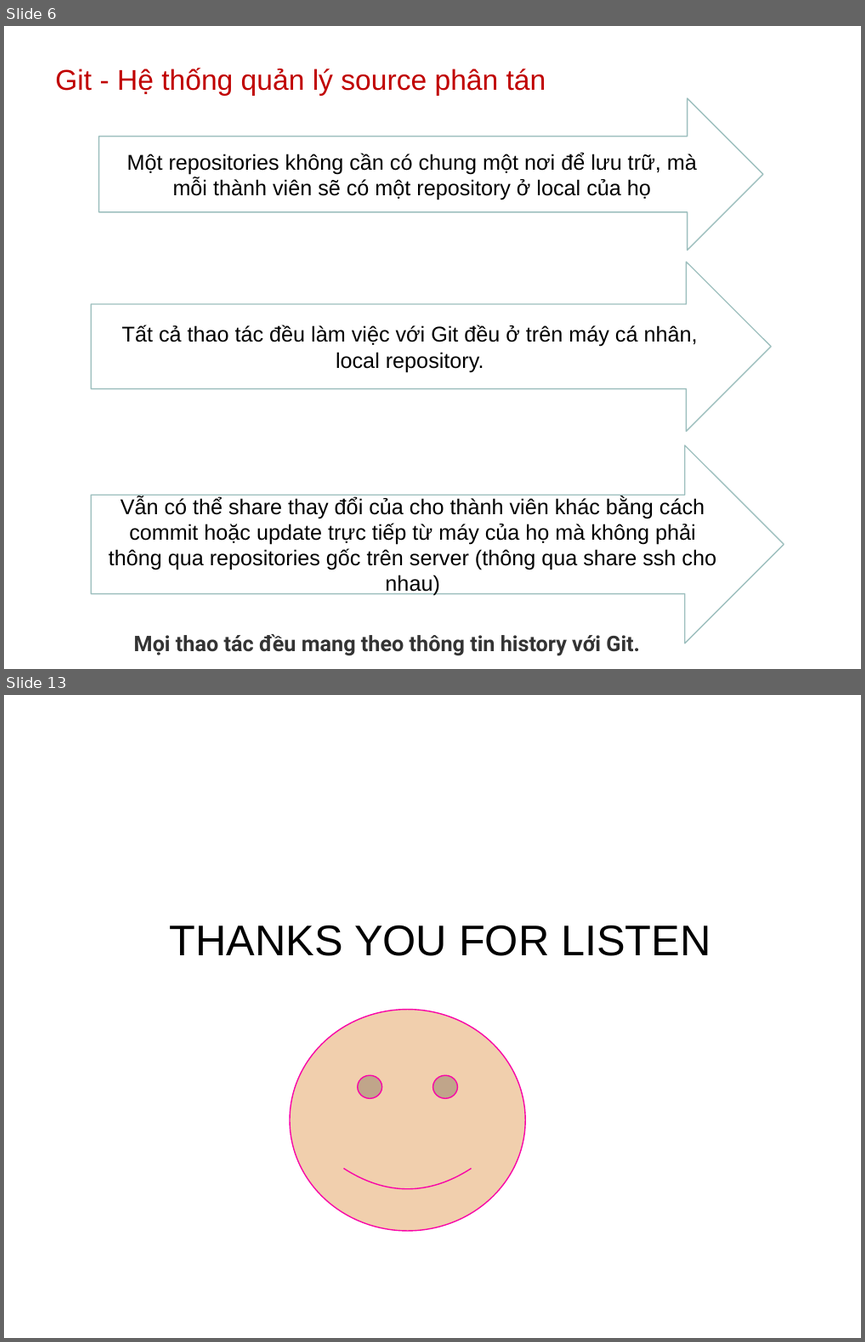
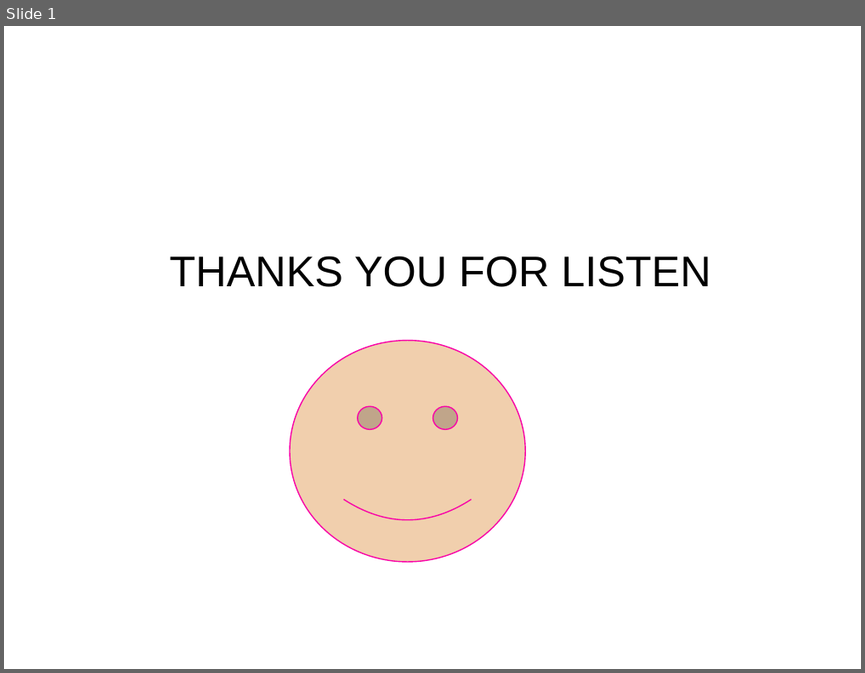
Before and after one commit to vothihoangyen/demo8-6-2017, a slide deck: 1.pptx. Shown one above the other, each under a label of ours: slides 6 and 13 before the commit, slide 1 after it; the slides between them are not shown. The pictures are 865x1342 and 865x673 pixels, drawn with LibreOffice and Linux fonts; fonts in the diff are those of the drawing; background and template pictures are left out. Boxes give left, top, right and bottom in pixels: in the first picture for what was removed or moved away, otherwise in the second. Text is boxed around its words. In the diff, an @@ line names an element or a change of style, - is before the commit and + after.

```diff
--- a/1.pptx
+++ b/1.pptx
@@ slide 6 removed at (4,26,861,669), background #FFFFFF; not listed: 1 template element that a slide beside it also shows @@
@@ text removed at (55,68,546,96) @@
-Git - Hệ thống quản lý source phân tán
@@ right arrow removed at (99,98,763,250) @@
-Một repositories không cần có chung một nơi để lưu trữ, mà mỗi thành viên sẽ có một repository ở local của họ
@@ right arrow removed at (92,261,771,431) @@
-Tất cả thao tác đều làm việc với Git đều ở trên máy cá nhân, local repository.
@@ right arrow removed at (92,445,783,643) @@
-Vẫn có thể share thay đổi của cho thành viên khác bằng cách commit hoặc update trực tiếp từ máy của họ mà không phải thông qua repositories gốc trên server (thông qua share ssh cho nhau)
@@ text removed at (134,634,640,656) @@
-Mọi thao tác đều mang theo thông tin history với Git.
@@ what was slide 13 is now slide 1 @@
```
Also in this commit, not shown: 11 other slides removed.
